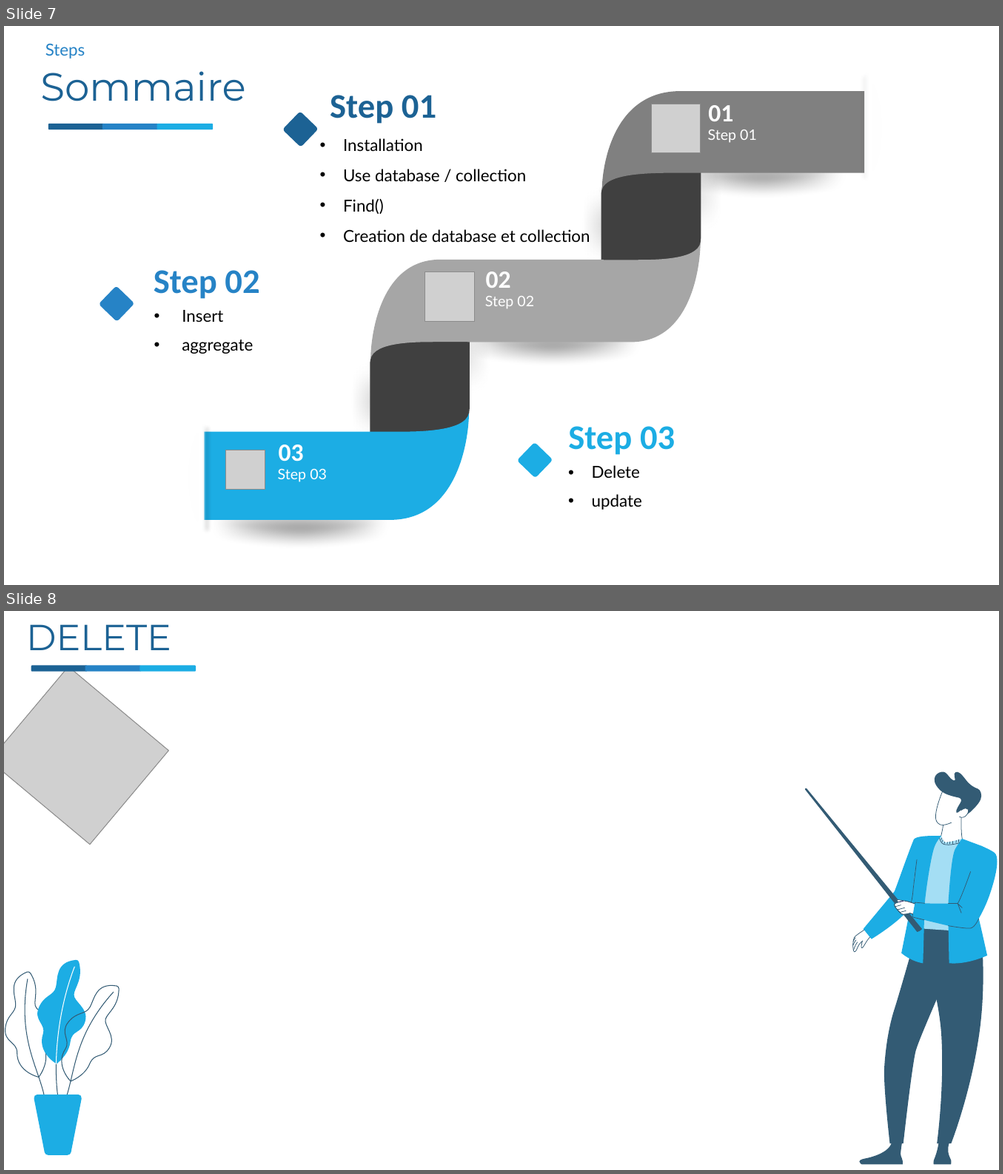
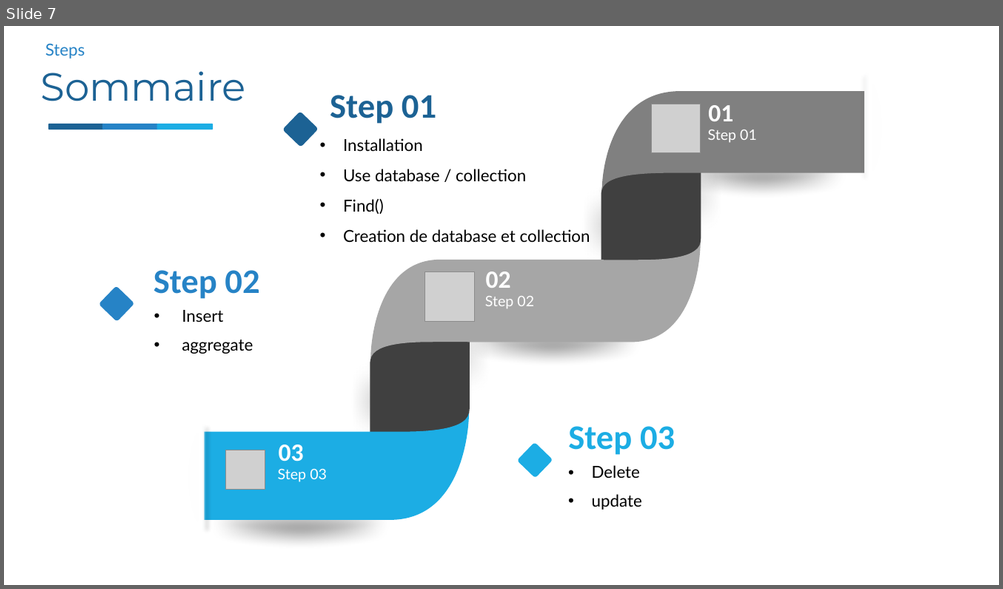
Before and after one commit to nourddine-benyahya/presentation-mongodb-python-todoapp-application, a slide deck: presontation mongodb&python/python&mongodb.pptx. Shown one above the other, each under a label of ours: slides 7 and 8 before the commit, slide 7 after it. The pictures are 1003x1174 and 1003x589 pixels, drawn with LibreOffice and Linux fonts; fonts in the diff are those of the drawing; grey boxes stand for pictures; background and template pictures are left out. Boxes give left, top, right and bottom in pixels: in the first picture for what was removed or moved away, otherwise in the second. Text is boxed around its words. In the diff, an @@ line names an element or a change of style, - is before the commit and + after.

```diff
--- a/presontation mongodb&python/python&mongodb.pptx
+++ b/presontation mongodb&python/python&mongodb.pptx
@@ slide 8 removed at [4,611,999,1170], background picture (left out) @@
@@ text removed at [26,624,171,650] @@
-DELETE
@@ picture removed at [4,667,168,845] @@
@@ rounded rectangle removed at [31,666,87,672] @@
@@ rounded rectangle removed at [85,666,142,672] @@
@@ rounded rectangle removed at [140,666,196,672] @@
@@ group removed at [805,772,997,1165]: 44 freeform shapes @@
@@ group removed at [5,960,119,1156]: 8 freeform shapes @@
```
Also in this commit, not shown: 8 slides added.
